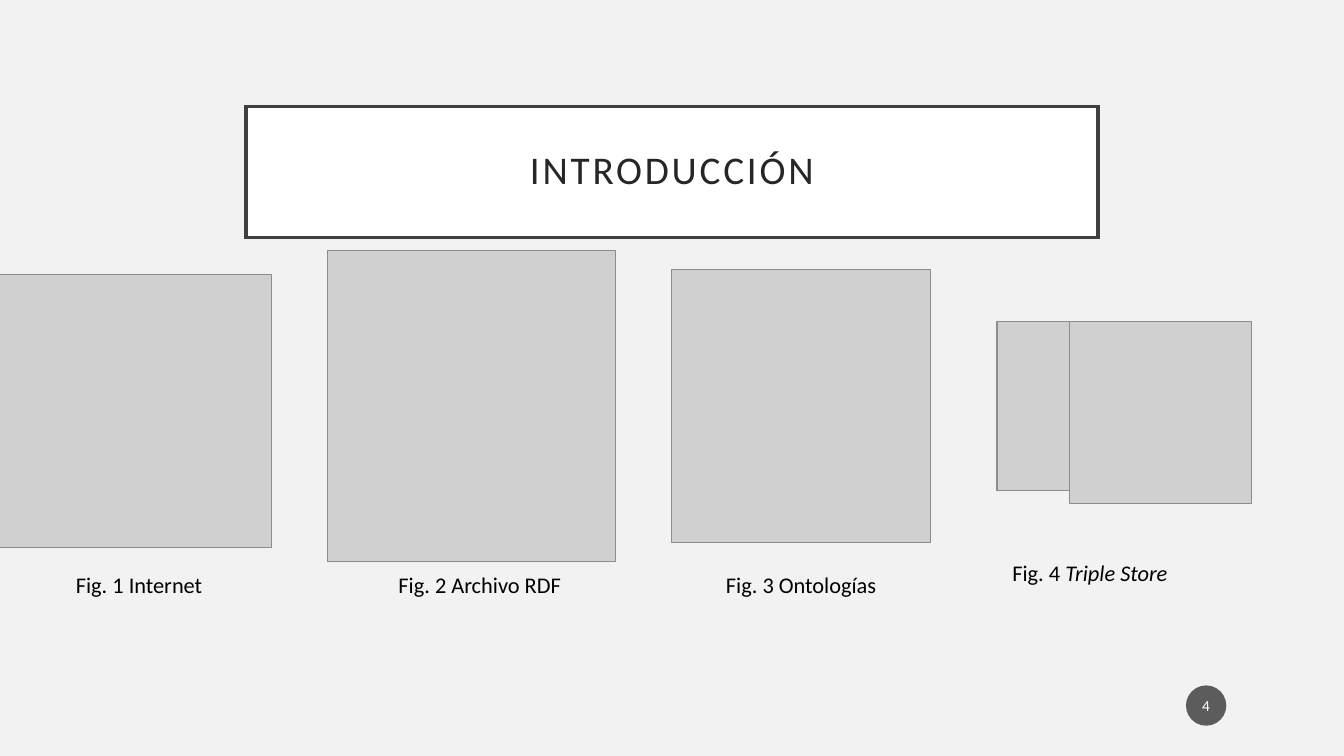
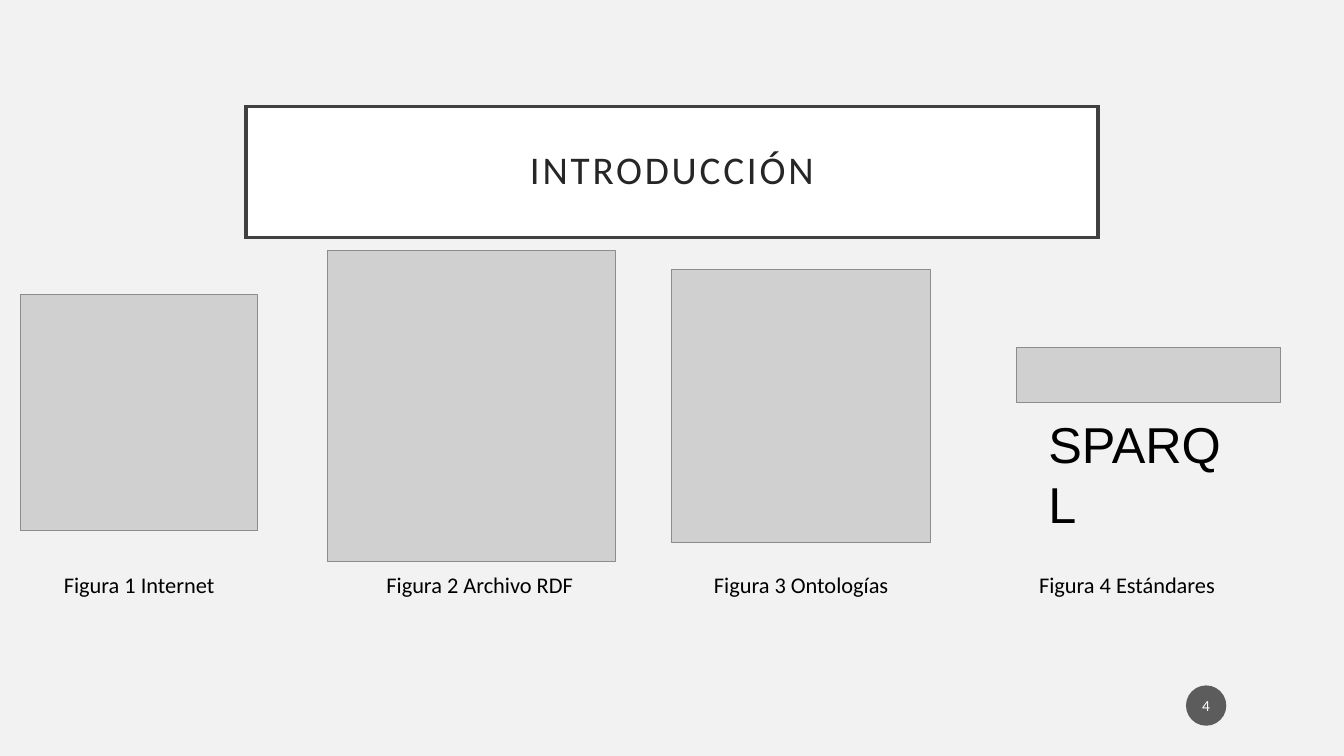
Before and after one commit to Osw1997/Proyecto-Terminal-1, a slide deck: slide 4 of Final/Presentacion.pptx. Drawn at 1344x756 pixels with LibreOffice and Linux fonts; fonts in the diff are those of the drawing; grey boxes stand for pictures. Boxes give left, top, right and bottom in pixels: in the first picture for what was removed or moved away, otherwise in the second. Text is boxed around its words. In the diff, an @@ line names an element or a change of style, - is before the commit and + after.

```diff
--- a/Final/Presentacion.pptx
+++ b/Final/Presentacion.pptx
@@ picture: place and size @@
-picture at <box>0,274,271,547</box>
+picture at <box>21,294,258,531</box>
@@ picture removed at <box>997,322,1167,491</box> @@
@@ picture removed at <box>1070,322,1252,504</box> @@
@@ picture added at <box>1016,348,1280,403</box> @@
@@ text added at <box>1038,407,1249,479</box>, 36 pt, text #000000 @@
+SPARQL
@@ text at <box>64,577,214,597</box>: text changed @@
-Fig. 1 Internet
+Figura 1 Internet
@@ text at <box>386,577,573,597</box>: text changed @@
-Fig. 2 Archivo RDF
+Figura 2 Archivo RDF
@@ text at <box>714,577,888,597</box>: text changed @@
-Fig. 3 Ontologías
+Figura 3 Ontologías
@@ text at <box>1039,577,1215,597</box>: text changed; italic off @@
-Fig. 4 Triple Store
+Figura 4 Estándares
```
Also in this commit, not shown: 11 other slides changed, 10 slides added.
